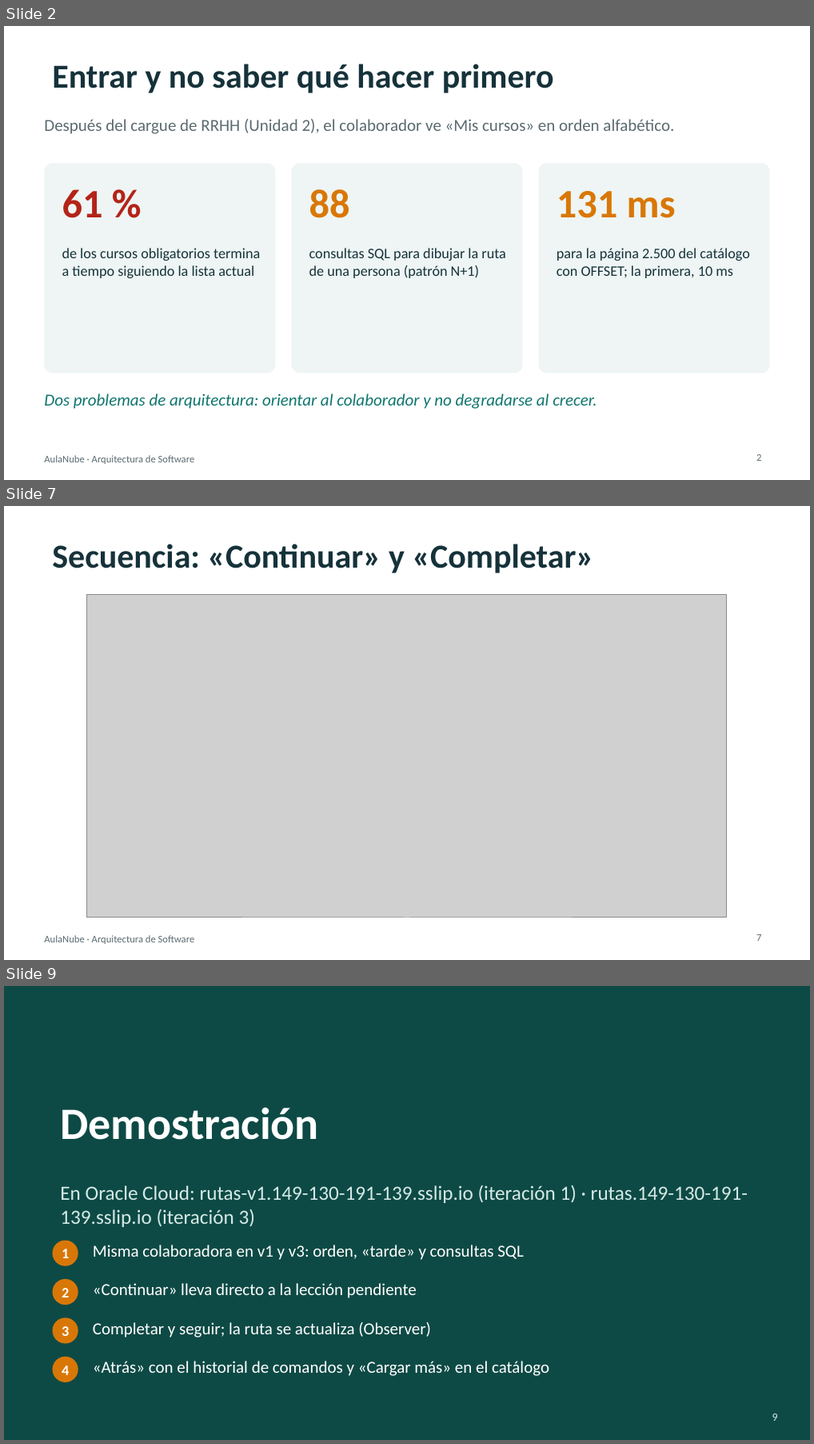
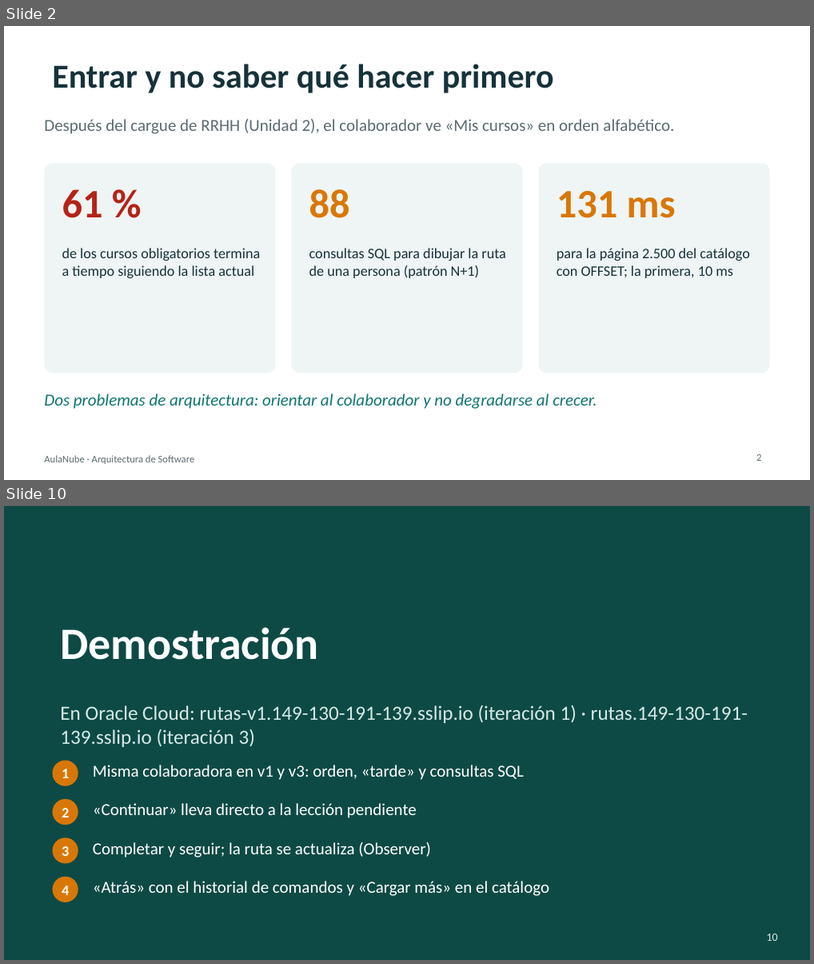
Before and after one commit to augustocco/aulanube-rutas, a slide deck: docs/presentacion/Presentacion-AulaNube-Rutas.pptx. Shown one above the other, each under a label of ours: slides 2, 7 and 9 before the commit, slides 2 and 10 after it; the slides between them are not shown. The pictures are 814x1444 and 814x964 pixels, drawn with LibreOffice and Linux fonts; fonts in the diff are those of the drawing; grey boxes stand for pictures. Boxes give left, top, right and bottom in pixels: in the first picture for what was removed or moved away, otherwise in the second. Text is boxed around its words. In the diff, an @@ line names an element or a change of style, - is before the commit and + after.

```diff
--- a/docs/presentacion/Presentacion-AulaNube-Rutas.pptx
+++ b/docs/presentacion/Presentacion-AulaNube-Rutas.pptx
@@ slide 7 removed at (x1=4, y1=506, x2=810, y2=960), background #FFFFFF; not listed: 1 template element that a slide beside it also shows @@
@@ title removed at (x1=52, y1=544, x2=594, y2=573) @@
-Secuencia: «Continuar» y «Completar»
@@ picture removed at (x1=87, y1=595, x2=727, y2=917) @@
@@ page number removed at (x1=757, y1=934, x2=762, y2=940) @@
-7
@@ what was slide 9 is now slide 10 @@
@@ page number at (x1=767, y1=933, x2=778, y2=940): text changed @@
-9
+10
```
Also in this commit, not shown: 1 slide changed, 6 slides added, 4 other slides removed, 7 other files.
